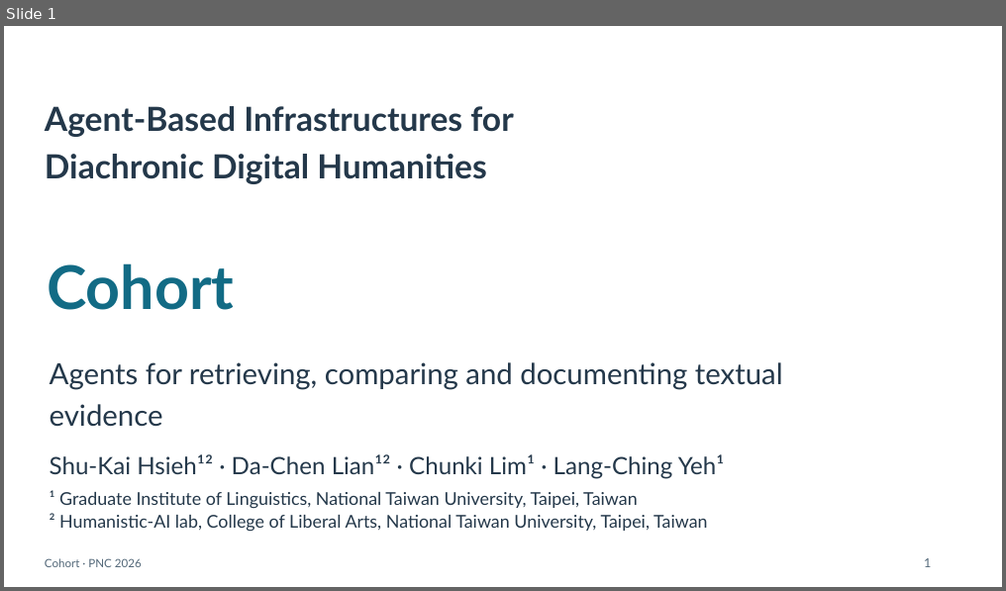
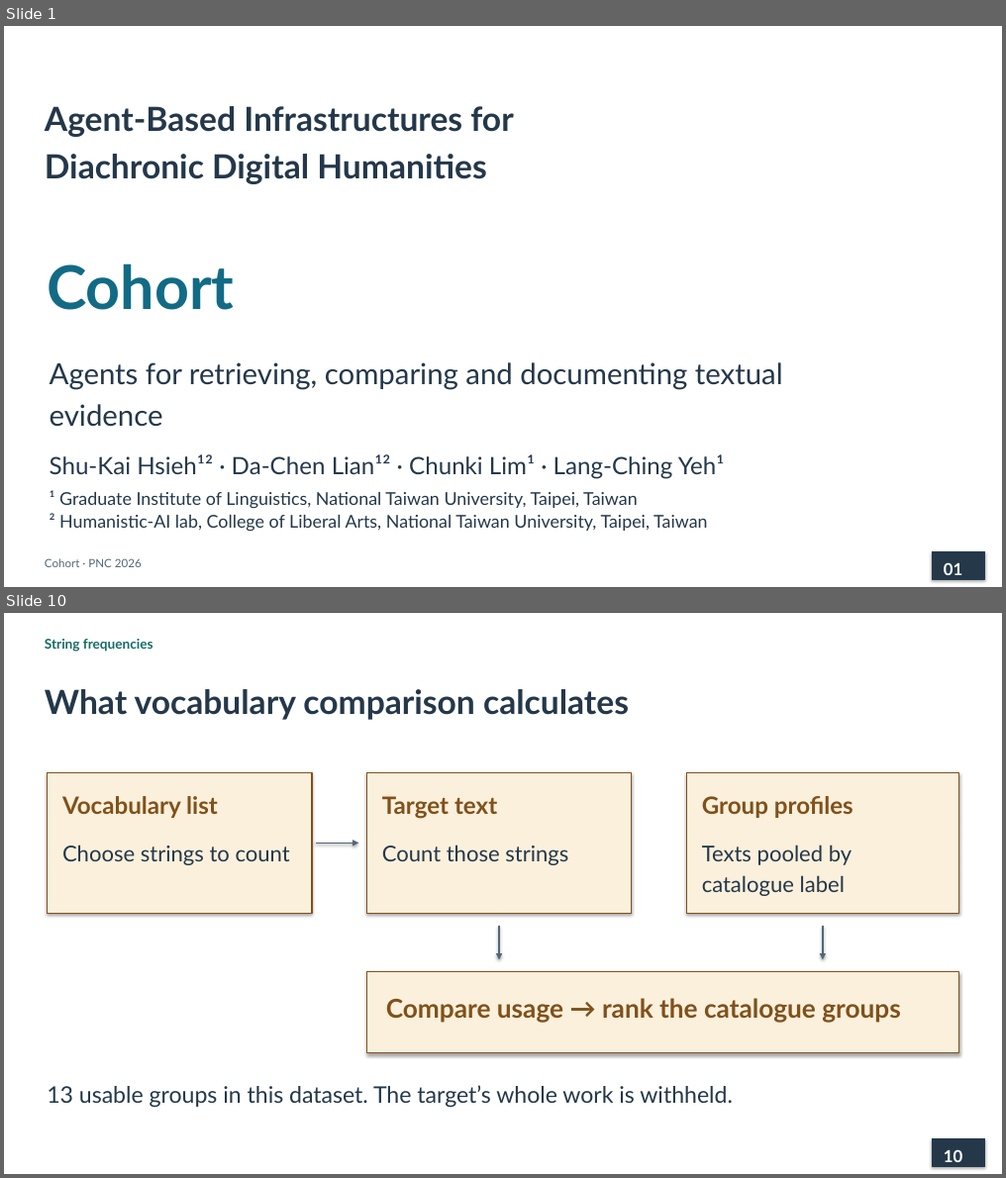
Before and after one commit to lopentu/cohort, a slide deck: docs/presentation/cohort-pnc-2026.pptx. Shown one above the other, each under a label of ours: slide 1 before the commit, slides 1 and 10 after it; the slides between them are not shown. The pictures are 1006x591 and 1006x1178 pixels, drawn with LibreOffice and Linux fonts; fonts in the diff are those of the drawing. Boxes give left, top, right and bottom in pixels: in the first picture for what was removed or moved away, otherwise in the second. Text is boxed around its words. In the diff, an @@ line names an element or a change of style, - is before the commit and + after.

```diff
--- a/docs/presentation/cohort-pnc-2026.pptx
+++ b/docs/presentation/cohort-pnc-2026.pptx
@@ slide 10 added at <box>4,613,1002,1174</box>, background #FFFFFF @@
@@ text added at <box>45,639,153,652</box>, 13 pt, text #146C68, bold @@
+String frequencies
@@ text added at <box>45,689,629,720</box>, 32 pt, text #24384A, bold @@
+What vocabulary comparison calculates
@@ rectangle added at <box>47,773,312,914</box>, fill #FBF0DC, outline #80511B 1 pt @@
@@ rectangle added at <box>366,773,632,914</box>, fill #FBF0DC, outline #80511B 1 pt @@
@@ rectangle added at <box>686,773,959,914</box>, fill #FBF0DC, outline #80511B 1 pt @@
@@ text added at <box>62,796,218,818</box>, 23 pt, text #80511B, bold @@
+Vocabulary list
@@ text added at <box>382,796,497,819</box>, 23 pt, text #80511B, bold @@
+Target text
@@ text added at <box>702,796,853,818</box>, 23 pt, text #80511B, bold @@
+Group profiles
@@ text added at <box>62,845,290,865</box>, 21 pt, text #24384A @@
+Choose strings to count
@@ arrow added from (316, 843) to (358, 843), #526778 1.5 pt @@
@@ text added at <box>382,845,568,865</box>, 21 pt, text #24384A @@
+Count those strings
@@ text added at <box>702,845,851,896</box>, 21 pt, text #24384A @@
+Texts pooled by
+catalogue label
@@ arrow added from (499, 926) to (499, 960), #526778 1.5 pt @@
@@ arrow added from (823, 926) to (823, 960), #526778 1.5 pt @@
@@ rectangle added at <box>366,971,959,1054</box>, fill #FBF0DC, outline #80511B 1 pt @@
@@ text added at <box>386,998,900,1023</box>, 25 pt, text #80511B, bold @@
+Compare usage → rank the catalogue groups
@@ text added at <box>47,1085,733,1108</box>, 22 pt, text #24384A @@
+13 usable groups in this dataset. The target’s whole work is withheld.
@@ rectangle added at <box>933,1140,985,1166</box>, fill #24384A, outline #24384A 1 pt @@
@@ text added at <box>944,1150,962,1162</box>, 16 pt, text #FFFFFF, bold @@
+10
@@ slide 1 changed as well @@
@@ text removed at <box>924,559,931,568</box> @@
-1
@@ rectangle added at <box>933,553,985,579</box>, fill #24384A, outline #24384A 1 pt @@
@@ text added at <box>944,563,962,575</box>, 16 pt, text #FFFFFF, bold @@
+01
```
Also in this commit, not shown: 18 other slides added, 34 slides removed, 6 other files.
